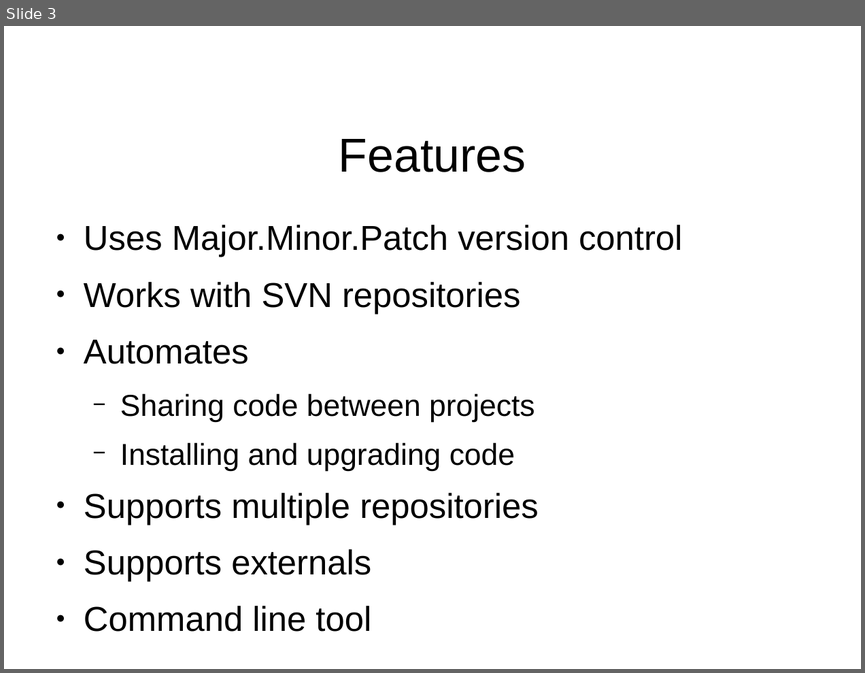
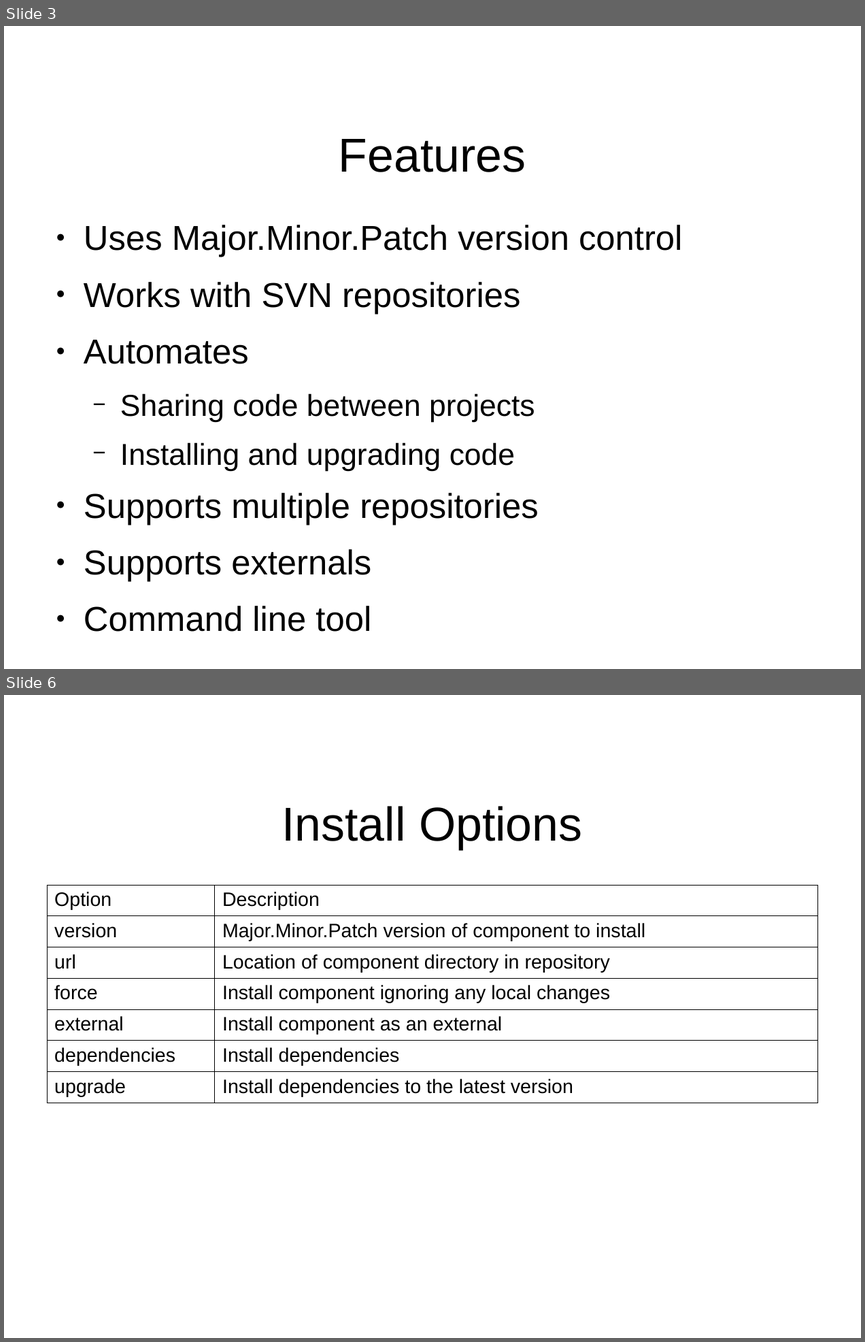
Before and after one commit to jeremiah-c-leary/hdl-component-manager, a slide deck: docs/presentations/hdl-component-manager.odp. Shown one above the other, each under a label of ours: slide 3 before the commit, slides 3 and 6 after it; the slides between them are not shown. The pictures are 865x673 and 865x1342 pixels, drawn with LibreOffice and Linux fonts; fonts in the diff are those of the drawing; background and template pictures are left out. Boxes give left, top, right and bottom in pixels: in the first picture for what was removed or moved away, otherwise in the second. Text is boxed around its words. In the diff, an @@ line names an element or a change of style, - is before the commit and + after.

```diff
--- a/docs/presentations/hdl-component-manager.odp
+++ b/docs/presentations/hdl-component-manager.odp
@@ slide 6 added at (x1=4, y1=695, x2=861, y2=1338), background #FFFFFF @@
@@ title added at (x1=281, y1=806, x2=583, y2=849), 44 pt, text #000000 @@
+Install Options
@@ table added at (x1=47, y1=885, x2=818, y2=1099), 7 rows, 2 columns @@
+Option | Description
+version | Major.Minor.Patch version of component to install
+url | Location of component directory in repository
+force | Install component ignoring any local changes
+external | Install component as an external
+dependencies | Install dependencies
+upgrade | Install dependencies to the latest version
```
Also in this commit, not shown: 3 slides changed, 11 other slides added, 1 slide removed, 1 other file.
